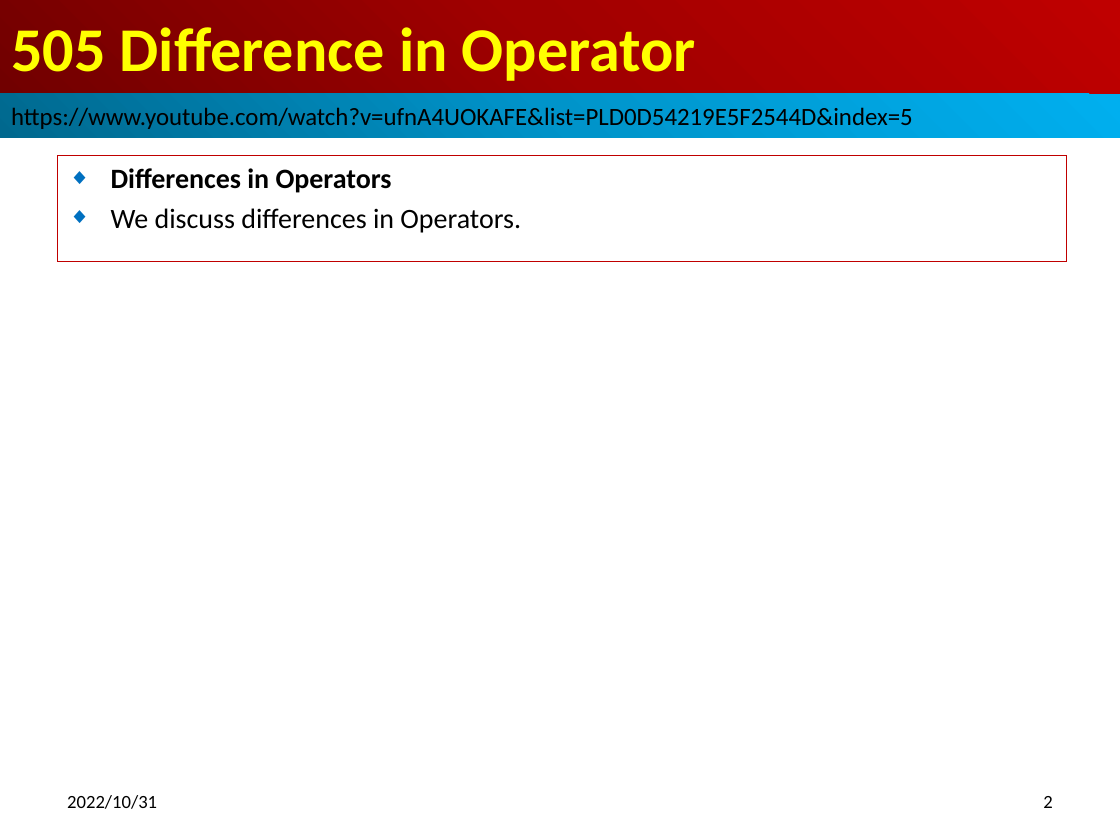
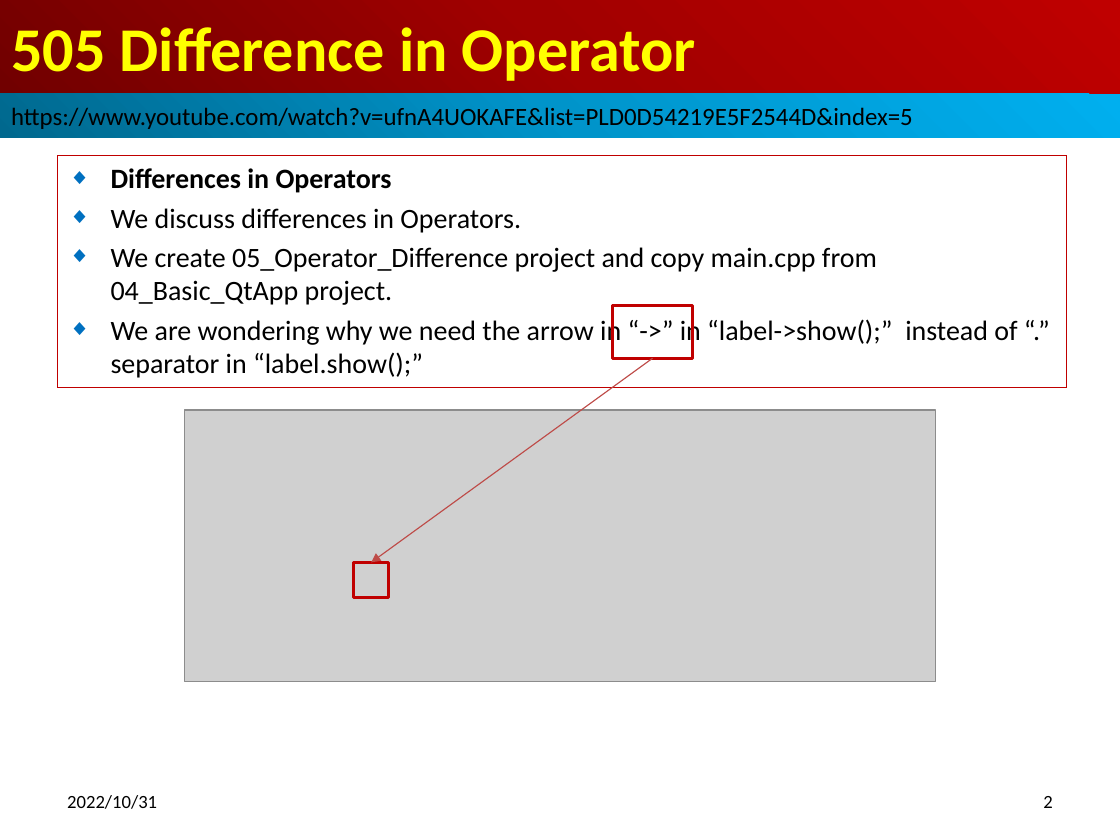
Before and after one commit to peterhchen/012_Qt, a slide deck: slide 2 of 505_Operator_Difference.pptx. Drawn at 1120x840 pixels with LibreOffice and Linux fonts; fonts in the diff are those of the drawing; grey boxes stand for pictures. Boxes give left, top, right and bottom in pixels: in the first picture for what was removed or moved away, otherwise in the second. Text is boxed around its words. In the diff, an @@ line names an element or a change of style, - is before the commit and + after.

```diff
--- a/505_Operator_Difference.pptx
+++ b/505_Operator_Difference.pptx
@@ subtitle "Differences in Operators": place and size @@
-subtitle "Differences in Operators" at bbox=[57, 156, 1066, 261]
+subtitle "Differences in Operators" at bbox=[57, 156, 1066, 388]
@@ subtitle at bbox=[111, 247, 1017, 378]: paragraphs added @@
+◆ We create 05_Operator_Difference project and copy main.cpp from 04_Basic_QtApp project.
+◆ We are wondering why we need the arrow in “->” in “label->show();” instead of “.” separator in “label.show();”
@@ rectangle added at bbox=[613, 306, 692, 358], outline #C00000 2 pt @@
@@ arrow added from (653, 358) to (371, 562), #BF4C48 0.75 pt @@
@@ picture added at bbox=[185, 410, 936, 682] @@
@@ rectangle added at bbox=[354, 562, 389, 597], outline #C00000 2 pt @@
```
Also in this commit, not shown: 2 other slides changed, 6 slides added, 1 other file.
